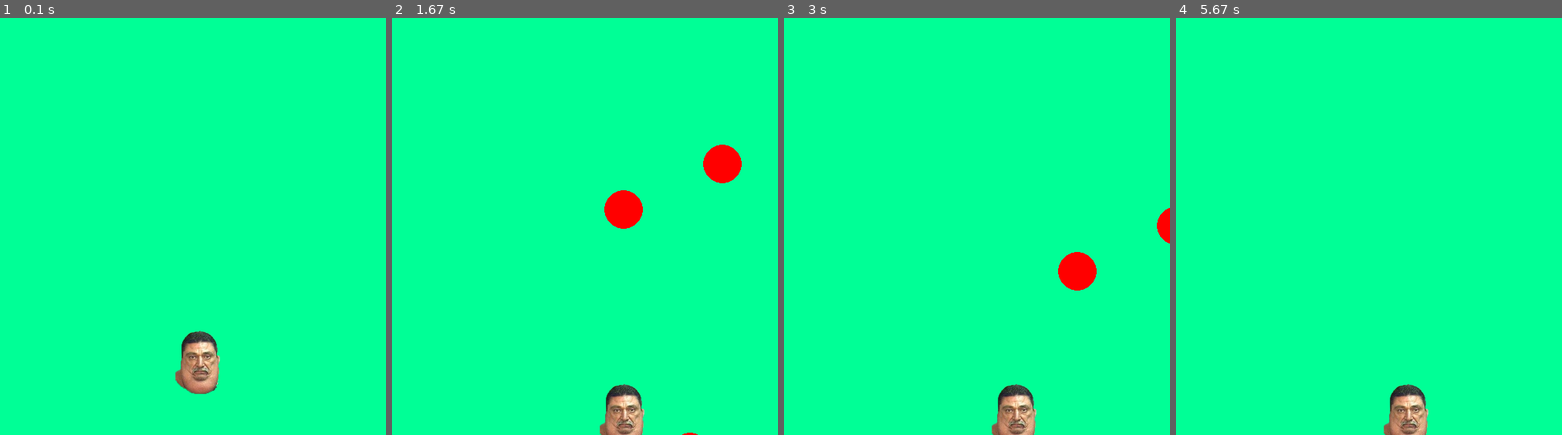
Above: before the commit, frames 1-4 (left to right).
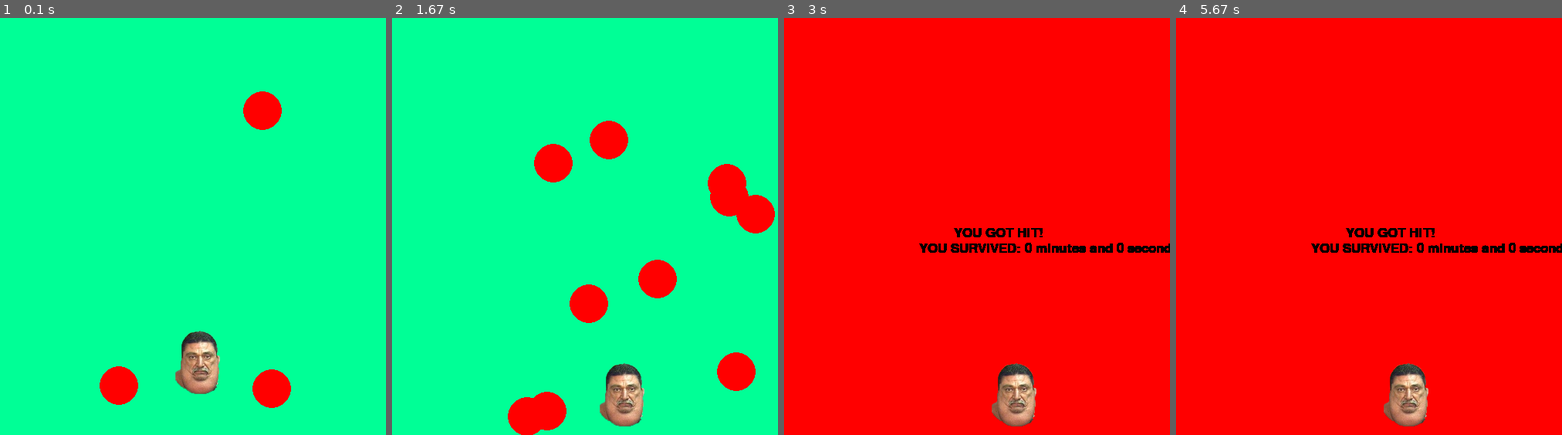
Above: after the commit, the same moments.

Repository: Ajay-Mohanraj/Evader
Game: pygame game, started from testing123.py
Two runs of this game, one before a commit and one after it. Both use one fixed random seed, a clock stepped at 60 frames per second and the inputs below.
Inputs:
- Up to frame 1 (0.1 s): no input
- Up to frame 2 (1.67 s): hold Right 0.33-0.8 s; hold Down 0.83-1.13 s; hold Down 1.17-1.63 s
- Up to frame 3 (3 s): no input
- Up to frame 4 (5.67 s): no input

The runs differ from the first frame. In frame 1, 2.1% of the frame differs, in the area x 25-76%, y 17-94%; in frame 2, 8.9%; in frame 3, 99%; in frame 4, 100%, in the area x 0-100%, y 0-100%.

Commit message:
Merge remote-tracking branch 'origin/master'
# Conflicts:
#	EggRoulette.py

Diff:
--- a/testing123.py
+++ b/testing123.py
@@ -1,11 +1,12 @@
 import pygame
 import random
 
+win_width = 500
+win_height = 540
+
 pygame.init()
-win = pygame.display.set_mode((500, 540))
+win = pygame.display.set_mode((win_width, win_height))
 pygame.display.set_caption('First Game')
-win_width = 900
-win_height = 900
 
 font = pygame.font.Font(None, 25)
 
@@ -42,17 +43,17 @@
 
             keys = pygame.key.get_pressed()
 
-            if keys[pygame.K_LEFT] and self.x > 900 - self.vel:
+            if keys[pygame.K_LEFT] and self.x > win_width - self.vel:
 
                 self.x -= self.vel
 
-            if keys[pygame.K_RIGHT] and self.x < 900 - self.w - self.vel:
+            if keys[pygame.K_RIGHT] and self.x < win_width - self.w - self.vel:
                 self.x += self.vel
 
-            if keys[pygame.K_UP] and self.y > 900 - self.vel:
+            if keys[pygame.K_UP] and self.y > win_height - self.vel:
                 self.y -= self.vel
 
-            if keys[pygame.K_DOWN] and self.y < (900 - self.h - self.vel):
+            if keys[pygame.K_DOWN] and self.y < win_height - self.h - self.vel:
                 self.y += self.vel
 
 
